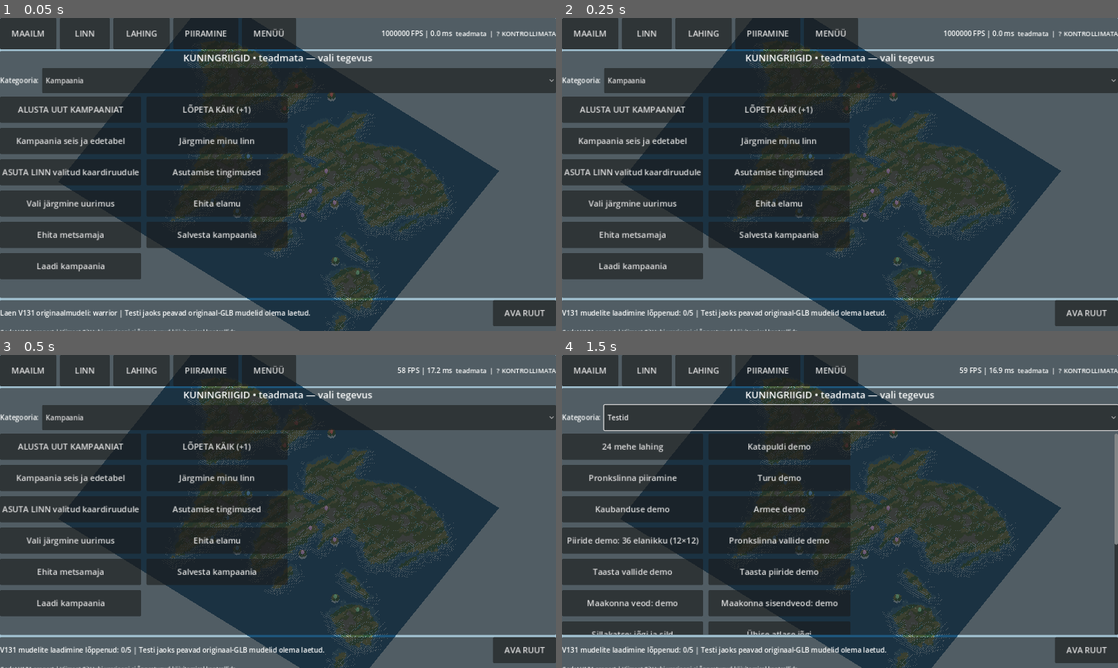
Above: before the commit, frames 1-4 (two rows, left to right).
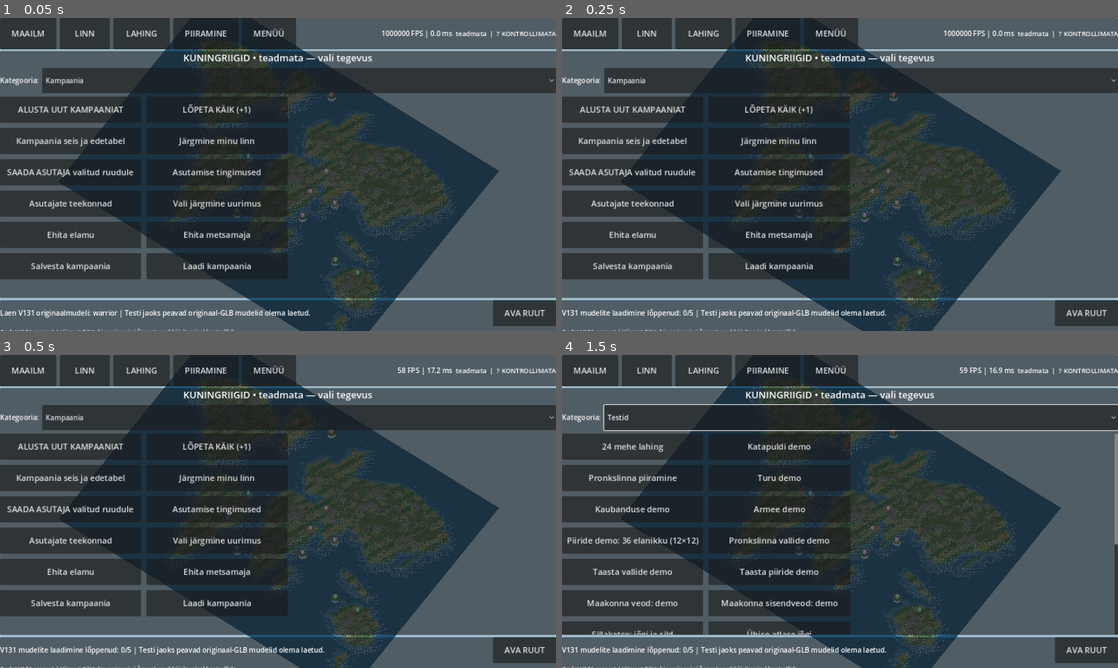
Above: after the commit, the same moments.

Repository: orogdor/Kuningriigid
Game: Godot game, scene res://scenes/Main.tscn
The game is run twice, just before and just after one commit, with the same random seed, the same clock (stepped at 60 frames per second) and the same inputs.
Inputs:
- Up to frame 1 (0.05 s): no input
- Up to frame 2 (0.25 s): no input
- Up to frame 3 (0.5 s): no input
- Up to frame 4 (1.5 s): click "Kampaania" at 0.5 s; click "ALUSTA UUT KAMPAANIAT" at 1.25 s

The runs differ from the first frame. In frame 1, 2.1% of the frame differs, in the area x 0-52%, y 48-84%; in frame 2, 2.1%; in frame 3, 2.1%; in frame 4, nothing differs.

Commit message:
Wire live settler movement and AI expansion into playable campaign turns, UI, save and native 3D markers

Diff:
--- a/game/scripts/main.gd
+++ b/game/scripts/main.gd
@@ -9,6 +9,8 @@
 const BuildVersion = preload("res://scripts/core/build_version_port.gd")
 const CampaignPlay = preload("res://scripts/core/campaign_play_port.gd")
 const CityFounding = preload("res://scripts/core/city_founding_port.gd")
+const SettlerCampaign = preload("res://scripts/core/settler_campaign_port.gd")
+const SettlerView = preload("res://scripts/adapters/native_settler_view.gd")
 const EconomyPort = preload("res://scripts/core/economy_port.gd")
 const ResearchPort = preload("res://scripts/core/research_port.gd")
 const PortChecks = preload("res://tests/port_checks.gd")
@@ -148,6 +150,7 @@
 var battle_tactic_index: int = 0
 const BATTLE_TACTICS: Array[String] = ["advance", "hold", "flank", "support"]
 var army_view: Node3D
+var settler_view: Node3D
 var bench_army_steps: int = 0
 var bench_military_trained: int = 0
 var bench_battles_finished: int = 0
@@ -199,8 +202,9 @@
     ["Kampaania", "LÕPETA KÄIK (+1)", "campaign_turn"],
     ["Kampaania", "Kampaania seis ja edetabel", "campaign_info"],
     ["Kampaania", "Järgmine minu linn", "campaign_city"],
-    ["Kampaania", "ASUTA LINN valitud kaardiruudule", "campaign_found_city"],
+    ["Kampaania", "SAADA ASUTAJA valitud ruudule", "campaign_found_city"],
     ["Kampaania", "Asutamise tingimused", "campaign_founding_info"],
+    ["Kampaania", "Asutajate teekonnad", "campaign_settlers"],
     ["Kampaania", "Vali järgmine uurimus", "campaign_research"],
     ["Kampaania", "Ehita elamu", "campaign_house"],
     ["Kampaania", "Ehita metsamaja", "campaign_lumber"],
@@ -321,6 +325,7 @@
     _setup_trade_view()
     _setup_county_logistics_view()
     _setup_army_view()
+    _setup_settler_view()
     _setup_individual_battle_view()
     _setup_citizen_view()
     _setup_local_streets()
@@ -412,6 +417,7 @@
     _build_cities()
     _build_roads()
     _refresh_building_proxies()
+    _refresh_settlers()
     if is_instance_valid(local_streets):
         local_streets.clear()
     status_label.text = "KIVIAJA KAMPAANIA: juhid sinist riiki. Ehita majad/toidutootmine, vali Uuri ja lõpeta käigud."
@@ -429,12 +435,21 @@
     PreviewSim.tick(preview_state,CampaignPlay.GAME_SECONDS_PER_TURN,
         local_streets if street_nav_on else null,world_trade_nav,shared_landscape)
     var result: Dictionary = CampaignPlay.finish_turn(preview_state)
+    # Update ownership BEFORE a journey step, then resolve arrivals.
+    # AI can dispatch only after the incumbent missions have advanced.
+    Territory.rebuild(preview_state,land)
+    var travel: Dictionary = SettlerCampaign.advance_turn(preview_state,land)
+    if int(travel.get("founded",0)) > 0:
+        if is_instance_valid(local_streets):
+            local_streets.clear()
+    Territory.rebuild(preview_state,land,true)
+    var ai_expansion: Dictionary = SettlerCampaign.ai_expand(preview_state,land)
+    Territory.reconcile_worksites(preview_state,land,heights)
+    _build_counties()
     if bool(result.get("ok",false)):
         PreviewSim.save_preview(preview_state,CampaignPlay.SAVE_PATH)
     road_time = float(preview_state.get("seconds",road_time))
-    if Territory.rebuild(preview_state,land):
-        Territory.reconcile_worksites(preview_state,land,heights)
-        _build_counties()
+    _refresh_settlers()
     _build_cities()
     _build_roads()
     _refresh_building_proxies()
@@ -447,7 +462,7 @@
             heights,local_streets if street_nav_on else null,
             preview_state.get("detail_bridges",{}),shared_landscape)
     var report: Dictionary = result.get("status",{})
-    status_label.text = str(report.get("message","Käik lõpetatud"))
+    status_label.text = str(report.get("message","Käik lõpetatud")) + (" • rajati %d linna" % int(travel["founded"]) if int(travel["founded"]) > 0 else "") + (" • AI saatis %d asutajat" % int(ai_expansion["started"]) if int(ai_expansion["started"]) > 0 else "")
     _update_labels()
 
 func _campaign_founding_info() -> void:
@@ -460,28 +475,19 @@
 
 func _campaign_found_city() -> void:
     if not CampaignPlay.is_running(preview_state):
-        status_label.text = "Linnade asutamine töötab ainult käimasolevas kampaanias."
+        status_label.text = "Asutajat saab saata ainult käimasolevas kampaanias."
         return
     if mobile_view != "world":
         status_label.text = "Vali kõigepealt MAAILM ja puuduta sobivat maatükki."
         return
-    var new_city: Dictionary = CityFounding.found(preview_state,land,int(preview_state["campaign"]["player_team"]),selected)
-    if not bool(new_city.get("ok",false)):
-        status_label.text = "ASUTAMINE: "+str(new_city.get("reason","Ei saa asutada"))
-        return
-    city_index = int(new_city["index"])
-    Territory.rebuild(preview_state,land,true)
-    Territory.reconcile_worksites(preview_state,land,heights)
-    _configure_fine_navigation()
-    _build_counties()
-    _build_cities()
-    _refresh_building_proxies()
-    if is_instance_valid(local_streets):
-        local_streets.clear()
-    if is_instance_valid(army_view):
-        army_view.refresh(preview_state,heights)
+    var sent: Dictionary = SettlerCampaign.dispatch(preview_state,land,
+        int(preview_state["campaign"]["player_team"]),selected)
+    if not bool(sent.get("ok",false)):
+        status_label.text = "ASUTAJA: "+str(sent.get("reason","Ei saa saata"))
+        return
+    _refresh_settlers()
     var saved: bool = PreviewSim.save_preview(preview_state,CampaignPlay.SAVE_PATH)
-    status_label.text = str(new_city.get("reason","Asundus rajatud")) + (" • salvestatud" if saved else " • salvestamine ebaõnnestus")
+    status_label.text = str(sent.get("reason","Asutaja on teel")) + (" • salvestatud" if saved else " • salvestamine ebaõnnestus")
     _update_labels()
 
 func _campaign_info() -> void:
@@ -871,6 +877,7 @@
         "campaign_city": _select_next_city()
         "campaign_found_city": _campaign_found_city()
         "campaign_founding_info": _campaign_founding_info()
+        "campaign_settlers": _campaign_settlers_info()
         "campaign_research": _preview_research()
         "campaign_house": _preview_build("house")
         "campaign_lumber": _preview_build("lumber")
@@ -1281,6 +1288,7 @@
         trade_view.refresh(preview_state,heights)
     if is_instance_valid(army_view):
         army_view.refresh(preview_state,heights)
+    _refresh_settlers()
     if is_instance_valid(battle_view):
         battle_view.refresh(preview_state)
     _update_labels()
@@ -1290,6 +1298,32 @@
     army_view.name = "NativeArmyMultiMesh"
     add_child(army_view)
     army_view.refresh(preview_state,heights)
+
+func _setup_settler_view() -> void:
+    settler_view = SettlerView.new()
+    settler_view.name = "NativeSettlerCaravans"
+    add_child(settler_view)
+    settler_view.refresh(preview_state,heights)
+
+func _refresh_settlers() -> void:
+    if is_instance_valid(settler_view):
+        settler_view.refresh(preview_state,heights)
+
+func _campaign_settlers_info() -> void:
+    if not CampaignPlay.is_active(preview_state):
+        status_label.text = "Alusta kõigepealt kampaania."
+        return
+    var all: Array = SettlerCampaign.missions(preview_state)
+    var descriptions: PackedStringArray = []
+    for mission in all:
+        descriptions.append("R%d asutaja %d: (%d,%d) → (%d,%d), %d/%d ruutu" % [
+            int(mission["team"]),int(mission["id"]),
+            int(mission["c"]),int(mission["r"]),
+            int(mission["to_c"]),int(mission["to_r"]),
+            int(mission["waypoint"]),int(mission["route_length"])])
+    status_label.text = "Asutajaid teel %d. %s" % [all.size(),
+        "; ".join(descriptions) if not descriptions.is_empty() else "Vali maailmakaardil ruut ja SAADA ASUTAJA."]
+    _update_labels()
 
 func _toggle_armies() -> void:
     if not is_instance_valid(army_view):
